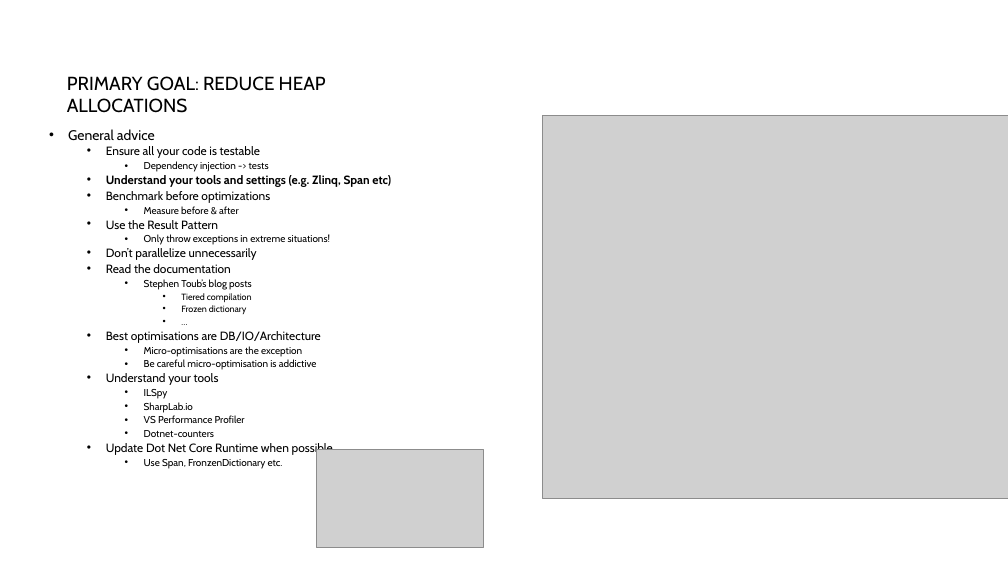
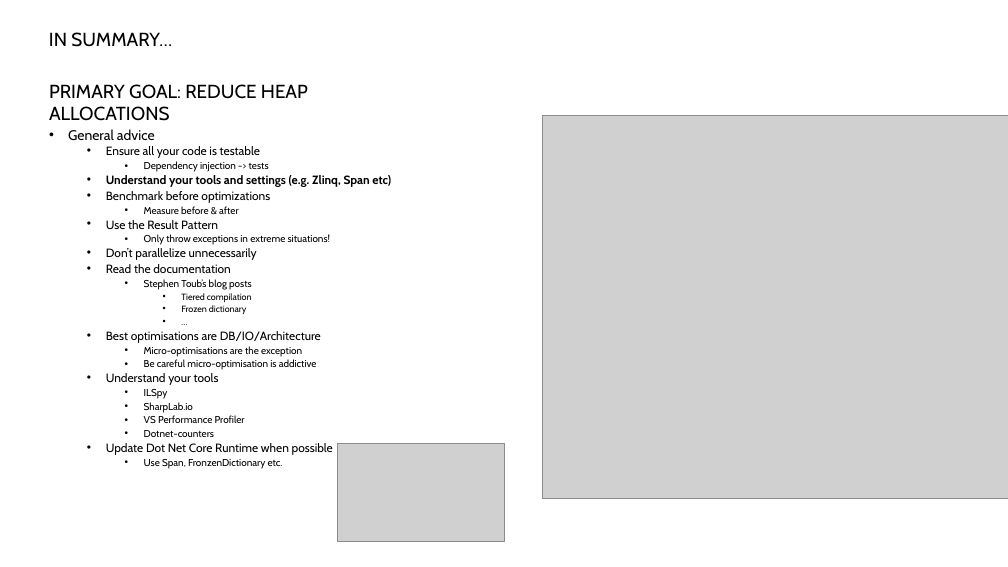
Before and after one commit to jeanhibbert/PerfDemo, a slide deck: slide 9 of PerfDemo.pptx (slide 4 before the commit). Drawn at 1008x567 pixels with LibreOffice and Linux fonts; fonts in the diff are those of the drawing; grey boxes stand for pictures. Boxes give left, top, right and bottom in pixels: in the first picture for what was removed or moved away, otherwise in the second. Text is boxed around its words. In the diff, an @@ line names an element or a change of style, - is before the commit and + after.

```diff
--- a/PerfDemo.pptx
+++ b/PerfDemo.pptx
@@ text added at <box>49,32,172,47</box>, 18 pt, text #000000 @@
+IN SUMMARY…
@@ text "PRIMARY GOAL: REDUCE HEAP ALLOCATIONS": place and size @@
-text "PRIMARY GOAL: REDUCE HEAP ALLOCATIONS" at <box>67,76,326,113</box>
+text "PRIMARY GOAL: REDUCE HEAP ALLOCATIONS" at <box>49,84,308,121</box>
@@ picture: place and size @@
-picture at <box>316,449,483,547</box>
+picture at <box>338,444,505,542</box>
```
Also in this commit, not shown: 2 other slides changed, 8 other files.
